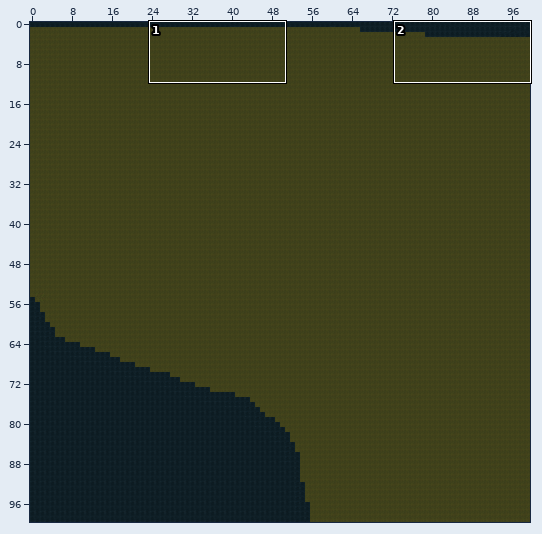
One commit to this Tiled map (JSON): LostAndDivine.ClientMonoGame/Content/Sectors/2_7.tmj. Above: a wide view before the commit, with the close-up outlined.
Close-up. Before:
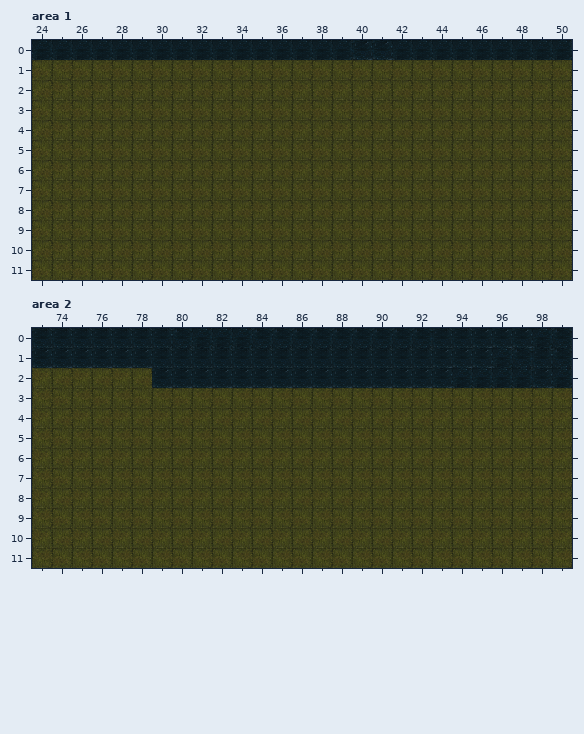
Cells are 64x64 px. Shown: area 1 x 24..50, y 0..11; area 2 x 73..99, y 0..11. The commit also changed other parts of the map, which this record leaves out.
After the commit:
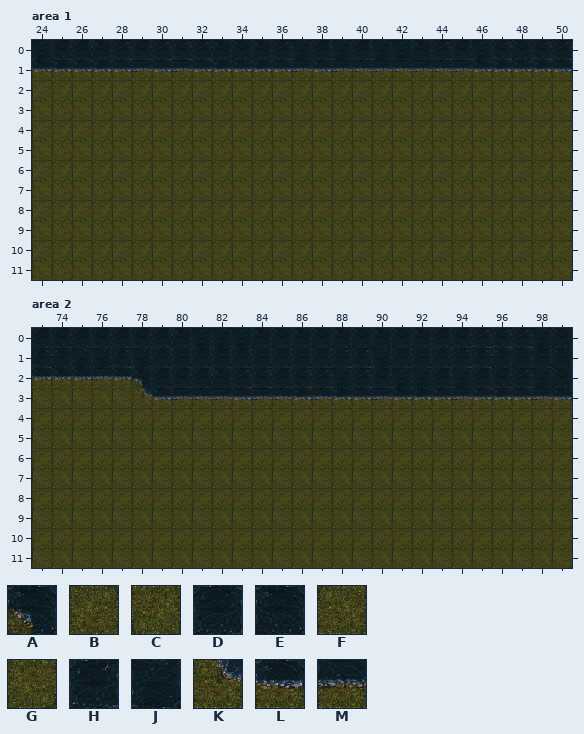
Key: from "World-Tilemap": A 11, B 91, C 92, D 99, E 100, F 121, G 122, H 129, J 130, K 158, L 159, M 160.
_ is an empty cell.
Change:
Layer "Слой тайлов 1", area 1:
y 0: x 25..36 JJJJJJJJJJJJ -> DDEHDHHHEEEH; x 38 J -> D; x 40..41 HH -> DJ; x 43..45 JJJ -> EHD; x 47..50 JJJJ -> HEHH
y 1: x 24..50 FGFGFGFGFGFGFGFGFGFGFGFGFGF -> LLLLLMLMLLLLLMLMMMMMMMLLLLL
Layer "Слой тайлов 1", area 2:
y 1: x 74..76 HHH -> EJJ; x 78 H -> J; x 88..90 DDD -> HHJ; x 93 H -> D; x 96 J -> E
y 2: x 73..82 CBCBCBHHHH -> LLLMLADDDE; x 85 H -> D; x 88 H -> J; x 90..93 HHHH -> DJJD; x 95..99 JJJHJ -> DDHJE
y 3: x 78..99 FGFGFGFGFGFGFGFGFGFGFG -> KLMMMLMMLMLLMLLLMLLLML
Changed places in both close-ups, as pixel boxes (x1, y1, x2, y2):
changed: (32, 40, 572, 80)
changed: (32, 348, 572, 408)
